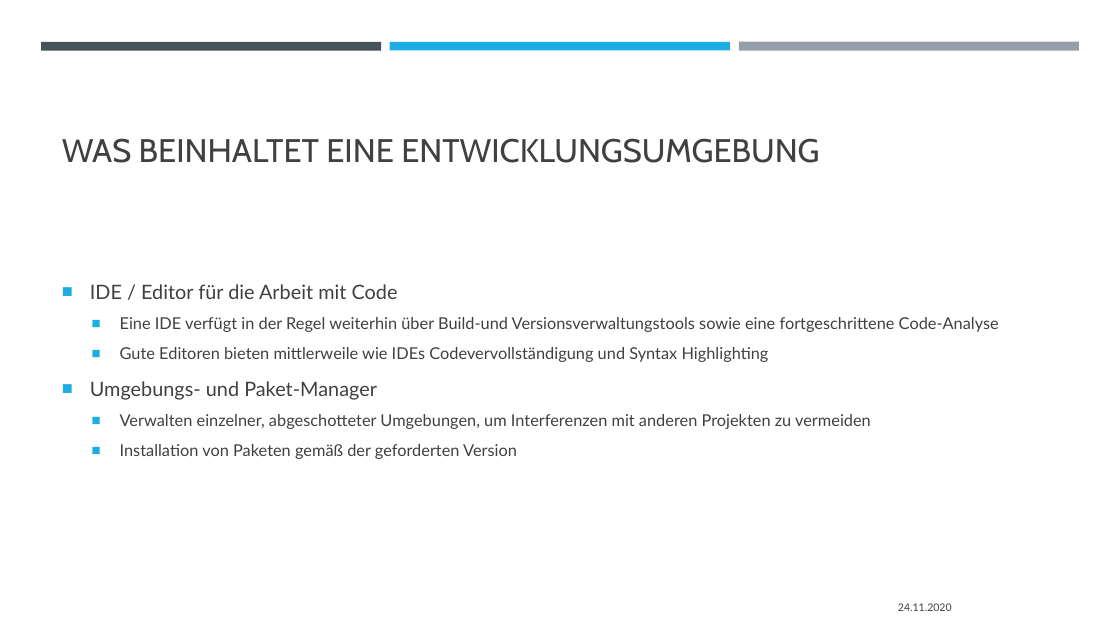
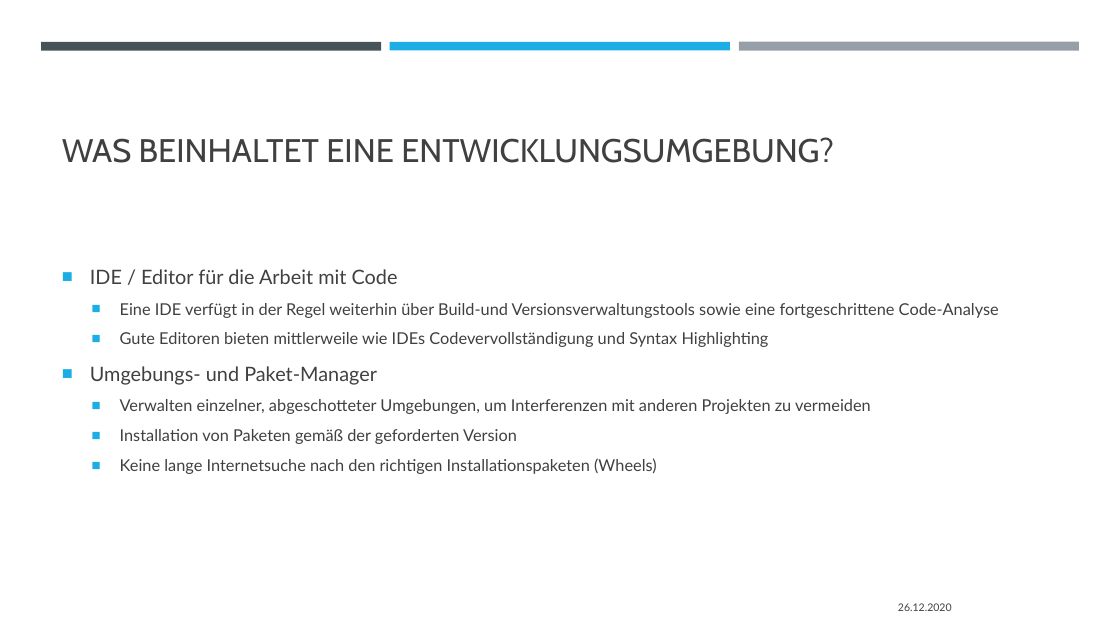
Before and after one commit to padmalcom/AISpeechAssistant, a slide deck: slide 2 of slides/00_b_DevEnv.pptx. Drawn at 1120x630 pixels with LibreOffice and Linux fonts; fonts in the diff are those of the drawing. Boxes give left, top, right and bottom in pixels: in the first picture for what was removed or moved away, otherwise in the second. Text is boxed around its words. In the diff, an @@ line names an element or a change of style, - is before the commit and + after.

```diff
--- a/slides/00_b_DevEnv.pptx
+++ b/slides/00_b_DevEnv.pptx
@@ title at box(62, 137, 834, 163): text changed @@
-WAS BEINHALTET EINE ENTWICKLUNGSUMGEBUNG
+WAS BEINHALTET EINE ENTWICKLUNGSUMGEBUNG?
@@ text at box(120, 458, 657, 474): paragraph added @@
+  ■ Keine lange Internetsuche nach den richtigen Installationspaketen (Wheels)
@@ text at box(898, 603, 952, 611): text changed @@
-24.11.2020
+26.12.2020
```
Also in this commit, not shown: 6 other slides changed, 15 other files.
